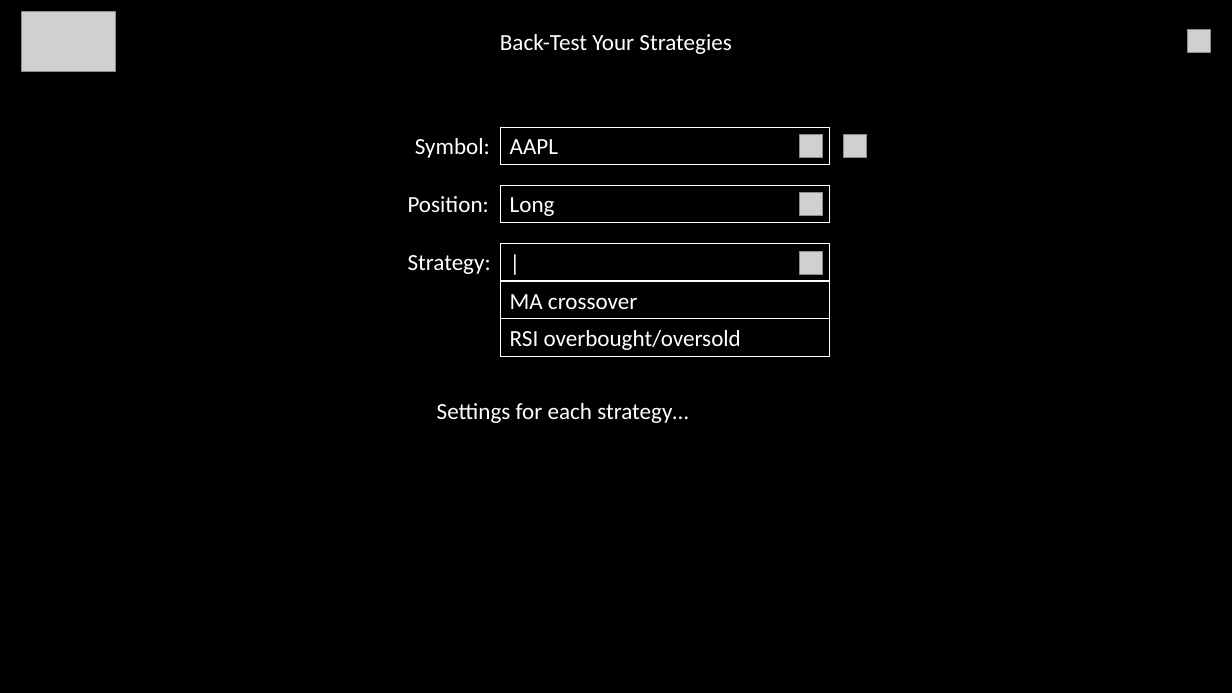
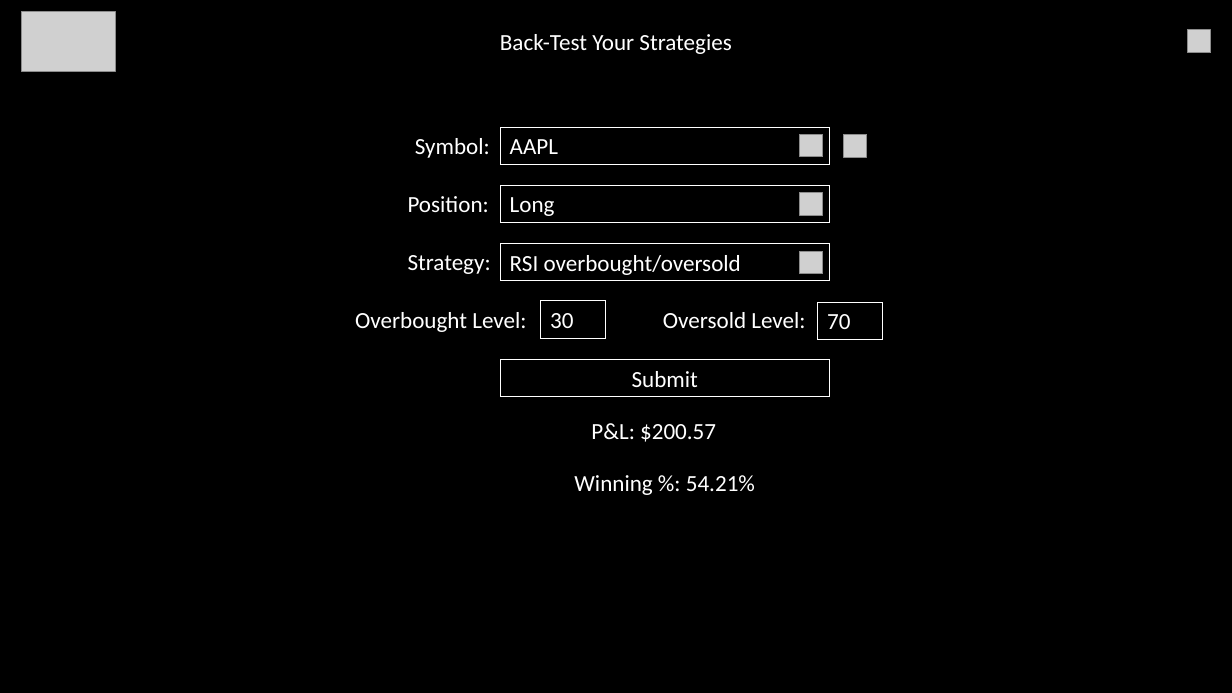
Before and after one commit to MosElsh/Backtesting-app, a slide deck: slide 8 of App Designs/Dark Mode App Design.pptx (slide 6 before the commit). Drawn at 1232x693 pixels with LibreOffice and Linux fonts; fonts in the diff are those of the drawing; grey boxes stand for pictures. Boxes give left, top, right and bottom in pixels: in the first picture for what was removed or moved away, otherwise in the second. Text is boxed around its words. In the diff, an @@ line names an element or a change of style, - is before the commit and + after.

```diff
--- a/App Designs/Dark Mode App Design.pptx
+++ b/App Designs/Dark Mode App Design.pptx
@@ rectangle "RSI overbought/oversold": place and size @@
-rectangle "RSI overbought/oversold" at <box>501,319,830,356</box>
+rectangle "RSI overbought/oversold" at <box>501,244,830,281</box>
@@ rectangle removed at <box>501,244,830,281</box> @@
-|
@@ rectangle removed at <box>501,282,830,319</box> @@
-MA crossover
@@ text added at <box>355,312,526,332</box>, 18 pt, text #FFFFFF @@
+Overbought Level:
@@ rectangle added at <box>542,301,606,338</box>, outline #FFFFFF 0.75 pt, 18 pt, text #FFFFFF @@
+30
@@ text added at <box>663,312,805,328</box>, 18 pt, text #FFFFFF @@
+Oversold Level:
@@ rectangle added at <box>818,302,883,339</box>, outline #FFFFFF 0.75 pt, 18 pt, text #FFFFFF @@
+70
@@ rectangle added at <box>501,360,830,396</box>, outline #FFFFFF 0.75 pt, 18 pt, text #FFFFFF @@
+Submit
@@ text removed at <box>437,403,688,423</box> @@
-Settings for each strategy…
@@ text added at <box>591,423,716,442</box>, 18 pt, text #FFFFFF @@
+P&L: $200.57
@@ text added at <box>574,475,755,495</box>, 18 pt, text #FFFFFF @@
+Winning %: 54.21%
```
Also in this commit, not shown: 2 other slides changed, 1 slide added, 19 other files.
